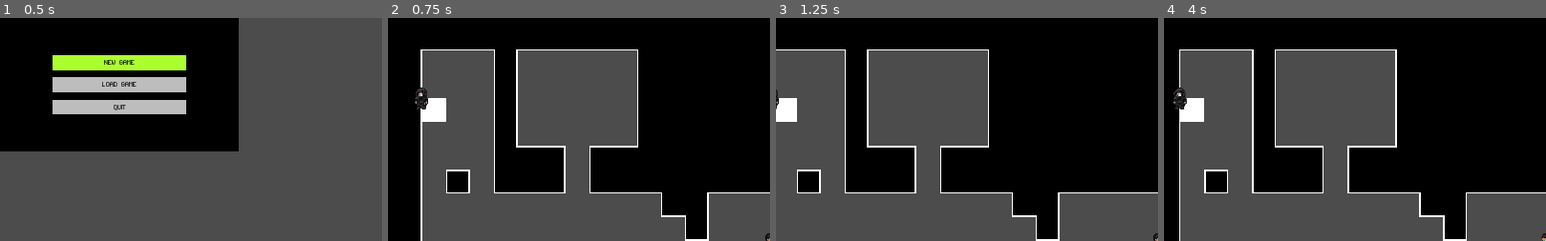
Above: before the commit, frames 1-4 (left to right).
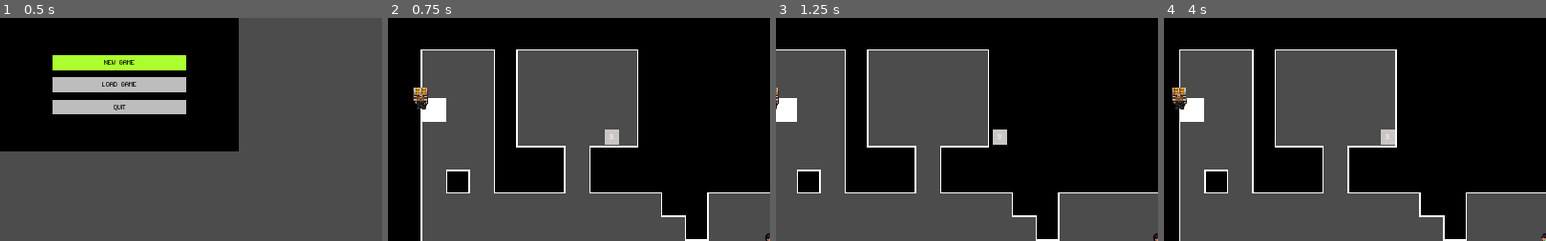
Above: after the commit, the same moments.

Repository: alittek/AC31009-Game
Game: Godot game, scene res://StartScreen.tscn
Same seed, same stepped clock (60 frames per second), same inputs: the game is played once before the commit and once after it.
Inputs:
- Up to frame 1 (0.5 s): no input
- Up to frame 2 (0.75 s): tap Enter at 0.5 s; hold Right (move_right) from 0.53 s (still down); hold Space (interact) from 0.53 s (still down)
- Up to frame 3 (1.25 s): keep holding Right (move_right); keep holding Space (interact)
- Up to frame 4 (4 s): release Right (move_right) at 1.28 s; release Space (interact) at 1.28 s; hold Down (move_down) 1.28-2.03 s; tap Space (interact) at 1.35, 2.85 s; hold Right (move_right) 2.03-2.78 s; hold Space (interact) 2.03-2.78 s; hold Up (move_up) 2.78-3.53 s; hold Left (move_left) from 3.53 s (still down); hold Space (interact) from 3.53 s (still down)
The pictures show only the part of the screen within x 0-50%, y 0-50%; the shares and areas given below are measured in that part.

Frame 1 is identical in both runs. In frame 2, 0.5% of the frame differs, in the area x 6-61%, y 31-57%; in frame 3, 0.3%; in frame 4, 0.5%.

Commit message:
artifact pickup added
player can pick up chests and gain artifacts

Diff:
--- /dev/null
+++ b/Chest.gd
@@ -0,0 +1,11 @@
+extends Area2D
+
+export var artifact : int = 1
+
+# TODO random amount of artifacts
+func get_amount():
+	pass
+
+func on_interact(player):
+	player.get_artifact(artifact)
+	queue_free()
--- /dev/null
+++ b/Chest.tscn
@@ -0,0 +1,22 @@
+[gd_scene load_steps=4 format=2]
+
+[ext_resource path="res://TileMap/chests.png" type="Texture" id=1]
+[ext_resource path="res://Chest.gd" type="Script" id=2]
+
+[sub_resource type="RectangleShape2D" id=1]
+
+[node name="Chest" type="Area2D"]
+script = ExtResource( 2 )
+
+[node name="StaticBody2D" type="StaticBody2D" parent="."]
+
+[node name="Sprite" type="Sprite" parent="StaticBody2D"]
+texture = ExtResource( 1 )
+region_enabled = true
+region_rect = Rect2( 6, 8, 20, 20 )
+
+[node name="CollisionShape2D" type="CollisionShape2D" parent="StaticBody2D"]
+shape = SubResource( 1 )
+
+[node name="CollisionShape2D2" type="CollisionShape2D" parent="."]
+shape = SubResource( 1 )
--- a/GUI.tscn
+++ b/GUI.tscn
@@ -1,17 +1,35 @@
-[gd_scene load_steps=3 format=2]
+[gd_scene load_steps=4 format=2]
 
 [ext_resource path="res://Font/Font.tres" type="DynamicFont" id=1]
 [ext_resource path="res://MenuPopup.gd" type="Script" id=2]
+[ext_resource path="res://LevelUI.gd" type="Script" id=3]
 
 [node name="CanvasLayer" type="CanvasLayer"]
 
-[node name="Artifacts" type="ColorRect" parent="."]
-visible = false
+[node name="LevelUI" type="Control" parent="."]
 margin_right = 40.0
 margin_bottom = 40.0
+script = ExtResource( 3 )
 __meta__ = {
 "_edit_use_anchors_": false
 }
+
+[node name="Artifacts" type="ColorRect" parent="LevelUI"]
+margin_left = 290.0
+margin_top = 150.0
+margin_right = 310.0
+margin_bottom = 170.0
+color = Color( 0.796078, 0.780392, 0.780392, 1 )
+__meta__ = {
+"_edit_use_anchors_": false
+}
+
+[node name="Label" type="Label" parent="LevelUI/Artifacts"]
+margin_right = 20.0
+margin_bottom = 20.0
+custom_fonts/font = ExtResource( 1 )
+align = 1
+valign = 1
 
 [node name="MenuPopup" type="Popup" parent="."]
 pause_mode = 2
--- /dev/null
+++ b/LevelUI.gd
@@ -0,0 +1,10 @@
+extends Control
+
+onready var artNb : Label = get_node("Artifacts/Label")
+#onready var healthBar : TextureProgress = get_node("BG/HealthBar")
+#onready var xpBar : TextureProgress = get_node("BG/XpBar")
+#onready var goldText : Label = get_node("BG/GoldText")
+
+# updates the level text Label node
+func update_artNb_text(number):
+	artNb.text = str(number)
--- a/Map.tscn
+++ b/Map.tscn
@@ -456,10 +456,10 @@
 [node name="WorldMap" type="Node2D"]
 script = ExtResource( 3 )
 
+[node name="CanvasLayer" parent="." instance=ExtResource( 1 )]
+
 [node name="TileMap" type="TileMap" parent="."]
 tile_set = SubResource( 48 )
 cell_size = Vector2( 32, 32 )
 format = 1
 tile_data = PoolIntArray( -1, 0, 0, -65536, 0, 1, -65535, 0, 1, -65534, 0, 1, -65533, 0, 1, -65532, 0, 1, -65531, 0, 1, …(12614 unchanged characters)…
-
-[node name="CanvasLayer" parent="." instance=ExtResource( 1 )]
--- a/NPC.tscn
+++ b/NPC.tscn
@@ -128,7 +128,7 @@
 
 [sub_resource type="CapsuleShape2D" id=9]
 radius = 17.983
-height = 23.4227
+height = 24.9211
 
 [node name="NPC" type="KinematicBody2D"]
 scale = Vector2( 0.5, 0.5 )
--- a/Player.gd
+++ b/Player.gd
@@ -1,10 +1,17 @@
 extends KinematicBody2D
+
+onready var ui = get_tree().root.get_node("WorldMap/CanvasLayer/LevelUI")
 
 var artifacts : int = 3
 var speed = 100
 var look_direction = "down"
+var facingDir = Vector2()
+var interact_dis : int = 40
 onready var animation = $AnimationPlayer
 onready var rayCast = $RayCast2D
+
+func _ready ():
+	ui.update_artNb_text(artifacts)
 
 func _physics_process(_delta):
 	var movement = Vector2()
@@ -16,18 +23,22 @@
 
 	if movement == Vector2.DOWN:
 			look_direction = "down"
+			facingDir = Vector2(0, 1)
 			animation.play(str("Walk_", look_direction ))
 
 	elif movement == Vector2.UP:
 			look_direction = "up"
+			facingDir = Vector2(0, -1)
 			animation.play(str("Walk_", look_direction ))
 
 	elif movement == Vector2.LEFT:
 			look_direction = "left"
+			facingDir = Vector2(-1, 0)
 			animation.play(str("Walk_", look_direction ))
 
 	elif movement == Vector2.RIGHT:
 			look_direction = "right"
+			facingDir = Vector2(1, 0)
 			animation.play(str("Walk_", look_direction ))
 
 	elif movement == Vector2.ZERO:
@@ -37,10 +48,27 @@
 # TODO player picks up items
 func get_artifact(amount):
 	artifacts += amount
+	ui.update_artNb_text(artifacts)
+
+func _process(delta):
+	if Input.is_action_just_pressed("interact"):
+		try_interact()
+
+func try_interact():
+	pass
+	rayCast.cast_to = facingDir * interact_dis
+	if rayCast.is_colliding():
+		# TODO open walls
+		if rayCast.get_collider() is KinematicBody2D:
+#			rayCast.get_collider().take_damage(damage)
+			pass
+		elif rayCast.get_collider().has_method("on_interact"):
+			rayCast.get_collider().on_interact(self)
 
 # player meets enemy
 func lose_artifact(amount):
 	artifacts -= amount
+	ui.update_artNb_text(artifacts)
 	if artifacts <= 0:
 		die()
 
--- a/Player.tscn
+++ b/Player.tscn
@@ -128,7 +128,7 @@
 
 [sub_resource type="CapsuleShape2D" id=9]
 radius = 17.983
-height = 6.34607
+height = 22.5071
 
 [node name="Player" type="KinematicBody2D"]
 scale = Vector2( 0.5, 0.5 )
@@ -152,12 +152,13 @@
 anims/Walk_up = SubResource( 8 )
 
 [node name="CollisionShape2D" type="CollisionShape2D" parent="."]
-position = Vector2( 0, 17.0757 )
+position = Vector2( 0, 7.06441 )
 shape = SubResource( 9 )
 
 [node name="RayCast2D" type="RayCast2D" parent="."]
 position = Vector2( 0, 2.47487 )
 enabled = true
+collide_with_areas = true
 
 [node name="Camera2D" type="Camera2D" parent="."]
 current = true
--- a/Walker.gd
+++ b/Walker.gd
@@ -70,3 +70,8 @@
 		if starting_position.distance_to(room.position) > starting_position.distance_to(end_room.position):
 			end_room = room
 	return end_room
+
+# get rooms in between for chests
+func get_rooms(number):
+	for room in rooms:
+		pass
--- a/World.gd
+++ b/World.gd
@@ -3,6 +3,7 @@
 const Player = preload("res://Player.tscn")
 const Exit = preload("res://ExitDoor.tscn")
 const NPC = preload("res://NPC.tscn")
+const Chest = preload("res://Chest.tscn")
 
 var borders = Rect2(1, 1, 30, 17)
 onready var tileMap = $TileMap
@@ -26,6 +27,7 @@
 	var walker = Walker.new(Vector2(15, 9), borders)
 	var map = walker.walk(200)
 
+	# needs to be placed first because of function calls
 	var player = Player.instance()
 	add_child(player)
 	player.position = map.front()*32
@@ -41,7 +43,10 @@
 	var npc = NPC.instance()
 	add_child(npc)
 	npc.position = walker.get_end_room().position*31
-
+	# place artifacts
+	var chest = Chest.instance()
+	add_child(chest)
+	chest.position = walker.get_end_room().position*30
 
 
 
Renamed: TileMap/009 treasure chests.png -> TileMap/chests.png
Not shown, changed: TileMap/chests.png.import
